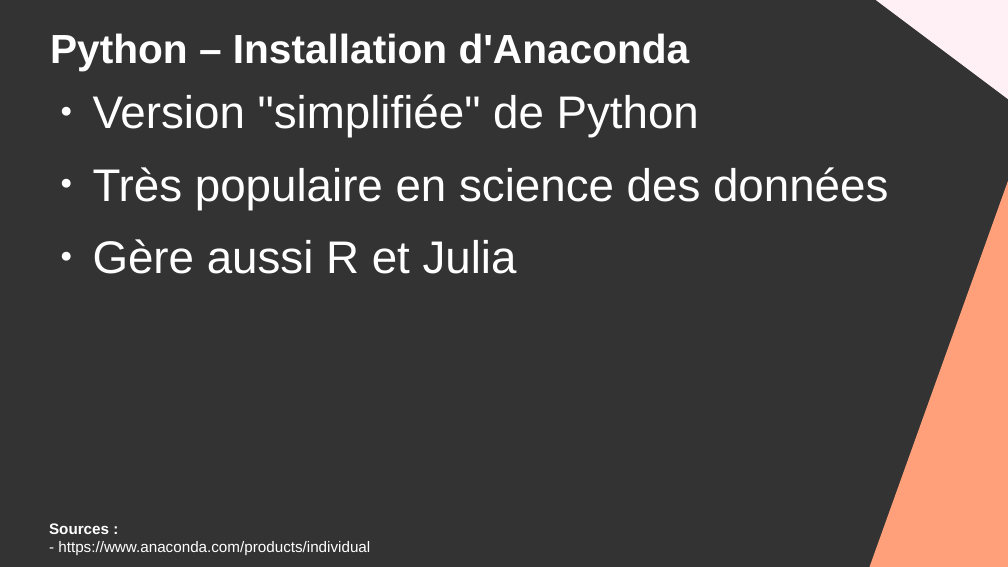
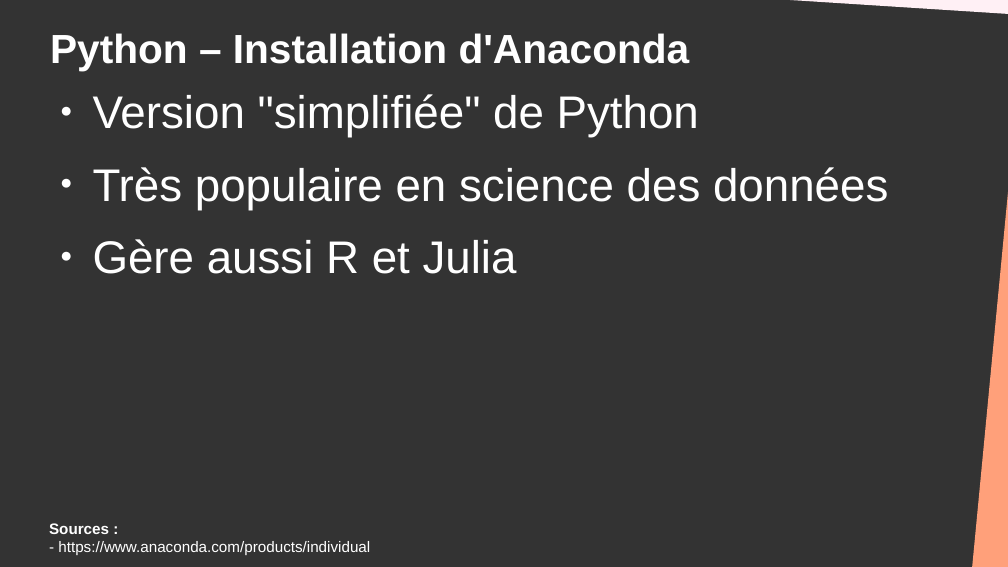
Before and after one commit to DanYellow/cours, a slide deck: slide 4 of big-data-s4/travaux-pratiques/numero-4/presentation.odp. Drawn at 1008x567 pixels with LibreOffice and Linux fonts; fonts in the diff are those of the drawing. Boxes give left, top, right and bottom in pixels: in the first picture for what was removed or moved away, otherwise in the second. Text is boxed around its words. In the diff, an @@ line names an element or a change of style, - is before the commit and + after.

```diff
--- a/big-data-s4/travaux-pratiques/numero-4/presentation.odp
+++ b/big-data-s4/travaux-pratiques/numero-4/presentation.odp
@@ right triangle added at (706, 0, 1008, 15), fill #FFF0F5 @@
@@ right triangle removed at (869, 0, 1008, 104) @@
@@ right triangle: place and size @@
-right triangle at (869, 177, 1008, 567)
+right triangle at (972, 177, 1008, 567)
```
Also in this commit, not shown: 6 other slides changed, 8 other files.
